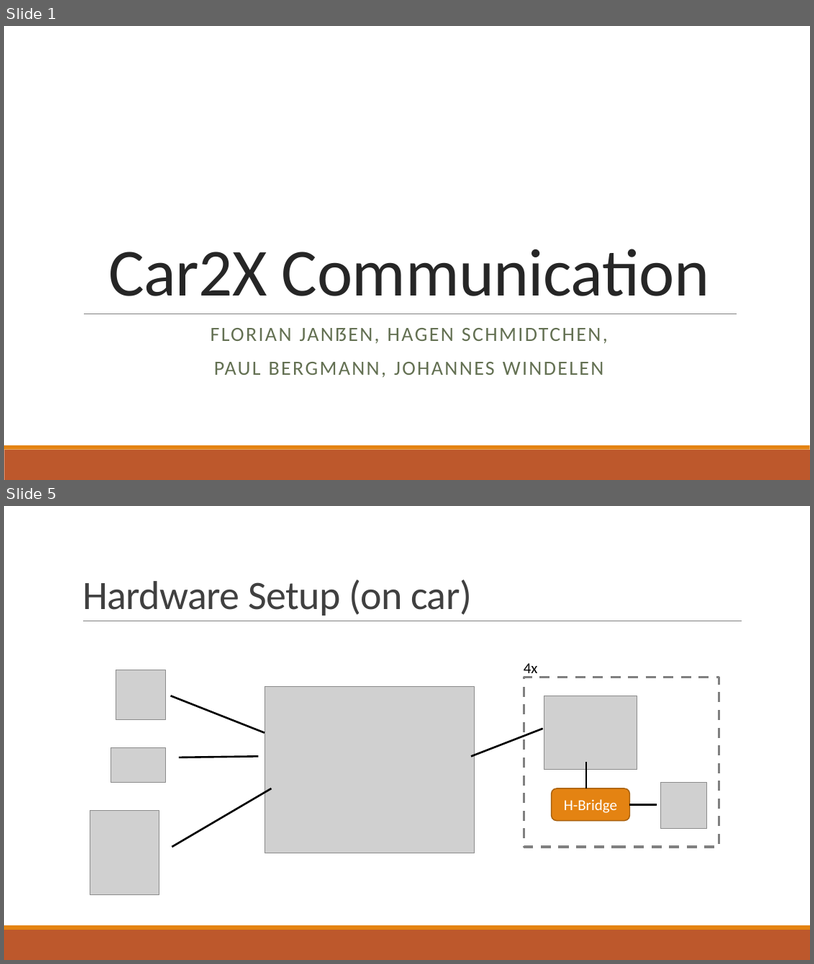
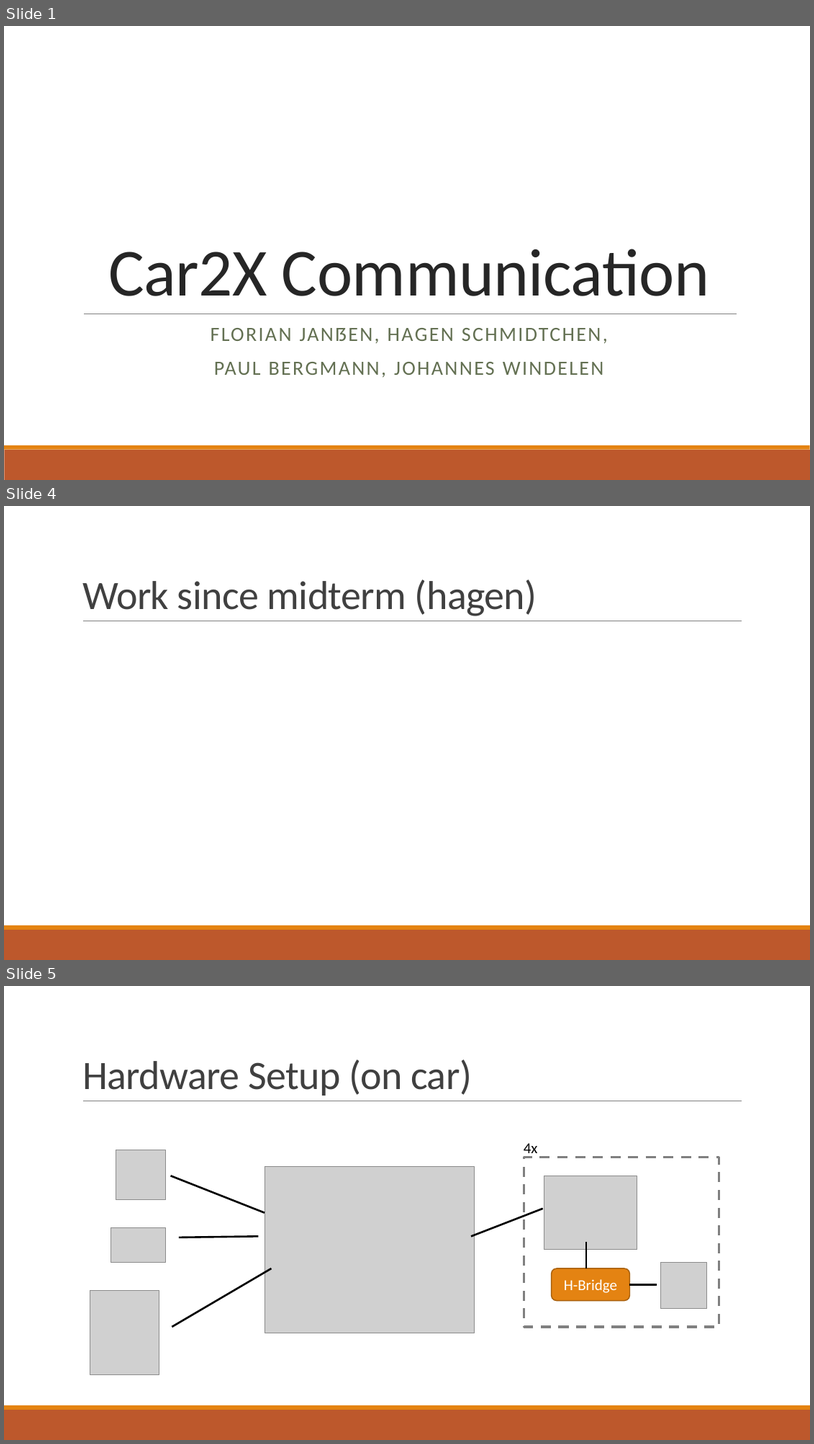
Before and after one commit to fjanssen/Car2X, a slide deck: doc/FinalPresentation.pptx. Shown one above the other, each under a label of ours: slides 1 and 5 before the commit, slides 1, 4 and 5 after it; the slides between them are not shown. The pictures are 814x964 and 814x1444 pixels, drawn with LibreOffice and Linux fonts; fonts in the diff are those of the drawing; grey boxes stand for pictures. Boxes give left, top, right and bottom in pixels: in the first picture for what was removed or moved away, otherwise in the second. Text is boxed around its words. In the diff, an @@ line names an element or a change of style, - is before the commit and + after.

```diff
--- a/doc/FinalPresentation.pptx
+++ b/doc/FinalPresentation.pptx
@@ slide 4 added at <box>4,506,810,960</box>, background #FFFFFF; not listed: 3 template elements that a slide beside it also shows @@
@@ title added at <box>82,579,538,616</box>, 48 pt, text #404040 @@
+Work since midterm (hagen)
```
Also in this commit, not shown: 5 slides changed, 5 other slides added, 3 slides removed.
